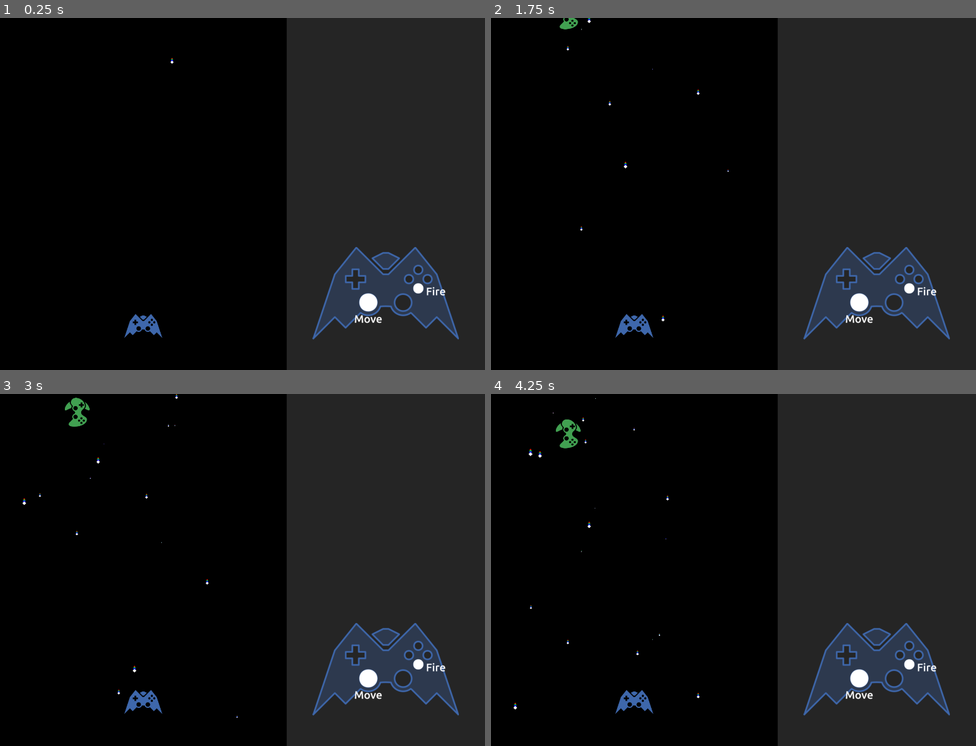
Above: before the commit, frames 1-4 (two rows, left to right).
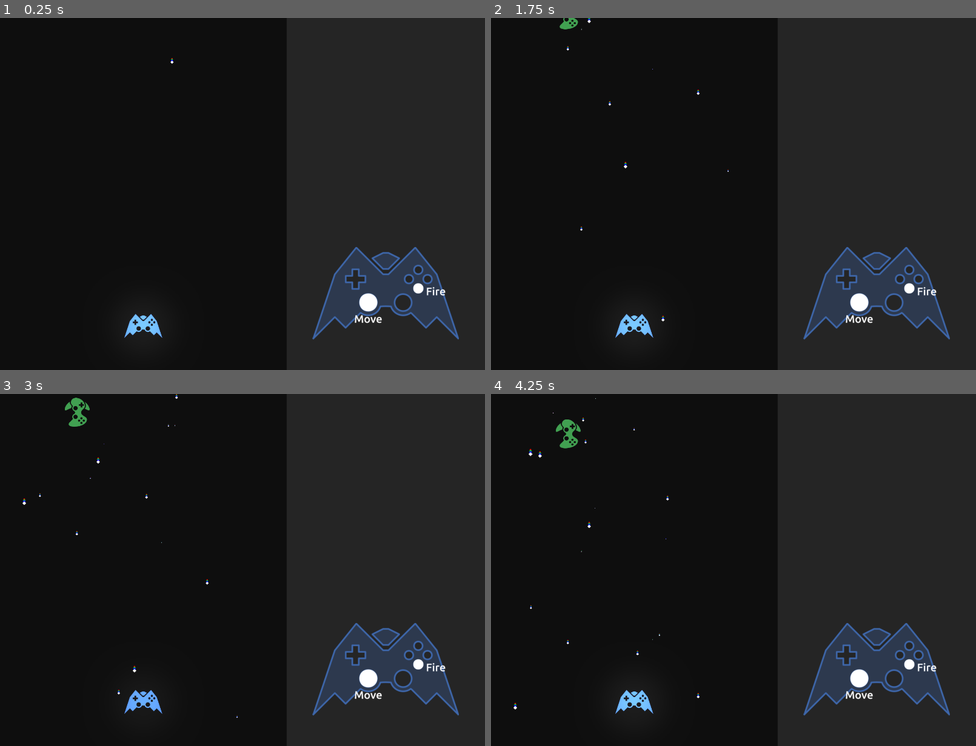
Above: after the commit, the same moments.

Repository: notapixelstudio/outofcontroller
Game: Godot game, scene res://World.tscn
Two runs of this game, one before a commit and one after it. Both use one fixed random seed, a clock stepped at 60 frames per second and the inputs below.
Inputs:
- Up to frame 1 (0.25 s): no input
- Up to frame 2 (1.75 s): no input
- Up to frame 3 (3 s): no input
- Up to frame 4 (4.25 s): no input

The runs differ from the first frame. In frame 1, 0.8% of the frame differs, in the area x 25-34%, y 81-94%; in frame 2, 0.8%; in frame 3, 0.3%; in frame 4, 0.8%.

Commit message:
light effects

Diff:
--- a/godot/Ship.tscn
+++ b/godot/Ship.tscn
@@ -1,7 +1,24 @@
-[gd_scene load_steps=4 format=2]
+[gd_scene load_steps=6 format=2]
 
 [ext_resource path="res://assets/northship.png" type="Texture" id=1]
 [ext_resource path="res://Ship.gd" type="Script" id=2]
+[ext_resource path="res://assets/light.png" type="Texture" id=3]
+
+[sub_resource type="Animation" id=2]
+resource_name = "Glow"
+loop = true
+tracks/0/type = "value"
+tracks/0/path = NodePath(".:energy")
+tracks/0/interp = 2
+tracks/0/loop_wrap = true
+tracks/0/imported = false
+tracks/0/enabled = true
+tracks/0/keys = {
+"times": PoolRealArray( 0, 0.5, 1 ),
+"transitions": PoolRealArray( 1, 1, 1 ),
+"update": 0,
+"values": [ 0.85, 1.0, 0.85 ]
+}
 
 [sub_resource type="CircleShape2D" id=1]
 radius = 30.0
@@ -13,6 +30,16 @@
 linear_damp = 4.0
 script = ExtResource( 2 )
 
+[node name="Light2D" type="Light2D" parent="."]
+texture = ExtResource( 3 )
+texture_scale = 1.25
+energy = 0.75
+
+[node name="AnimationPlayer" type="AnimationPlayer" parent="Light2D"]
+autoplay = "Glow"
+playback_speed = 2.0
+anims/Glow = SubResource( 2 )
+
 [node name="Sprite" type="Sprite" parent="."]
 scale = Vector2( 0.7, 0.7 )
 texture = ExtResource( 1 )
--- a/godot/World.tscn
+++ b/godot/World.tscn
@@ -1,10 +1,11 @@
-[gd_scene load_steps=12 format=2]
+[gd_scene load_steps=13 format=2]
 
 [ext_resource path="res://Ship.tscn" type="PackedScene" id=1]
 [ext_resource path="res://assets/north_controls.png" type="Texture" id=2]
 [ext_resource path="res://World.gd" type="Script" id=3]
 [ext_resource path="res://1UP.tscn" type="PackedScene" id=4]
 [ext_resource path="res://assets/star.png" type="Texture" id=5]
+[ext_resource path="res://assets/black.png" type="Texture" id=6]
 
 [sub_resource type="ParticlesMaterial" id=6]
 emission_shape = 2
@@ -39,6 +40,11 @@
 script = ExtResource( 3 )
 
 [node name="Background" type="Node2D" parent="."]
+
+[node name="Black" type="Sprite" parent="Background"]
+position = Vector2( 414.75, 512 )
+scale = Vector2( 83.45, 102.4 )
+texture = ExtResource( 6 )
 
 [node name="Particles2D" type="Particles2D" parent="Background"]
 position = Vector2( 416, 0 )
--- a/godot/assets/all.svg
+++ b/godot/assets/all.svg
@@ -141,6 +141,19 @@
          stdDeviation="1.3014479"
          inkscape:collect="always" />
     </filter>
+    <filter
+       height="2.0205421"
+       y="-0.51027107"
+       width="2.0205421"
+       x="-0.51027107"
+       id="filter1937"
+       style="color-interpolation-filters:sRGB"
+       inkscape:collect="always">
+      <feGaussianBlur
+         id="feGaussianBlur1939"
+         stdDeviation="11.082155"
+         inkscape:collect="always" />
+    </filter>
   </defs>
   <sodipodi:namedview
      id="base"
@@ -149,9 +162,9 @@
      borderopacity="1.0"
      inkscape:pageopacity="0"
      inkscape:pageshadow="2"
-     inkscape:zoom="1.4"
-     inkscape:cx="574.96511"
-     inkscape:cy="1006.8854"
+     inkscape:zoom="0.98994949"
+     inkscape:cx="558.4438"
+     inkscape:cy="1068.4331"
      inkscape:document-units="mm"
      inkscape:current-layer="layer1"
      showgrid="false"
@@ -1093,5 +1106,23 @@
        id="path1481"
        inkscape:export-xdpi="299"
        inkscape:export-ydpi="299" />
+    <circle
+       inkscape:export-ydpi="299"
+       inkscape:export-xdpi="299"
+       transform="matrix(0.22753426,0,0,0.22753426,105.93091,84.636348)"
+       r="26.061806"
+       cy="83.504669"
+       cx="163.19528"
+       id="path1667"
+       style="opacity:1;fill:#ffffff;fill-opacity:1;stroke:none;stroke-width:1.74424;stroke-linecap:butt;stroke-linejoin:miter;stroke-miterlimit:4.5;stroke-dasharray:none;stroke-opacity:1;filter:url(#filter1937)" />
+    <rect
+       inkscape:export-ydpi="54.515282"
+       inkscape:export-xdpi="54.515282"
+       y="279.55853"
+       x="161.70926"
+       height="4.6592479"
+       width="4.6592479"
+       id="rect1941"
+       style="opacity:1;fill:#030303;fill-opacity:1;stroke:none;stroke-width:0.396875;stroke-linecap:butt;stroke-linejoin:miter;stroke-miterlimit:4.5;stroke-dasharray:none;stroke-opacity:1" />
   </g>
 </svg>
Binary file added: godot/assets/black.png
Not shown, added: godot/assets/black.png.import
Binary file added: godot/assets/light.png
Not shown, added: godot/assets/light.png.import
Binary file added: godot/assets/white.png
Not shown, added: godot/assets/white.png.import
